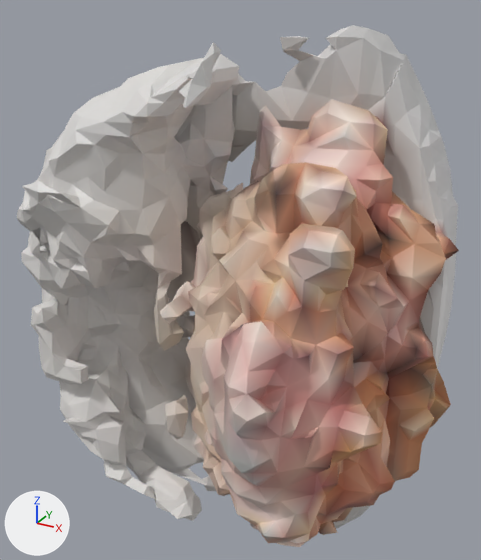
The glTF model web/assets/kits/fallen_leaves.glb: old version first, new version second.
The view is the same before and after, from a 50 mm camera at (0.112, -0.16, 0.211) aimed at (0.004, 0.035, 0.113). Arrows for +X, +Y and +Z are at lower left; the lights stay in place. The older version comes first. Where no turn or scale is listed for an object, it has been applied to the vertices.

Objects in the first picture: 'geometry_0'.
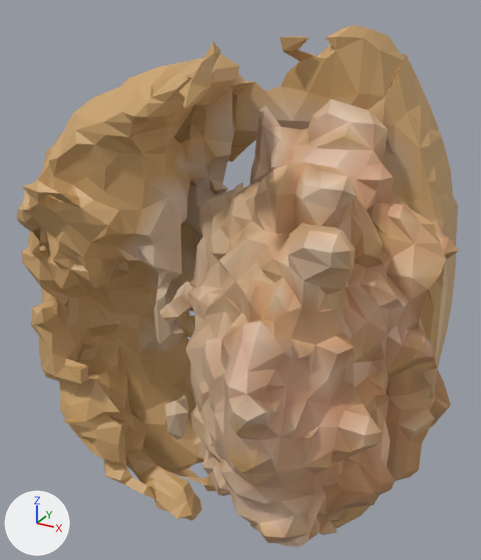
Boxes (x1, y1, x2, y2) around the edits, measured in the pictures (481 x 560 px):
```json
{"part": 1, "of": "me_geometry_0", "change": "recoloured", "before": [17, 25, 458, 544], "after": [17, 25, 458, 544], "on screen": "light grey to orange"}
{"part": 2, "of": "me_geometry_0", "change": "recoloured", "before": [137, 82, 449, 547], "after": [137, 82, 449, 547]}
{"part": 3, "of": "me_geometry_0", "change": "recoloured", "before": [152, 97, 450, 547], "after": [152, 97, 450, 547], "on screen": "beige to orange"}
{"part": 4, "of": "me_geometry_0", "change": "recoloured", "before": [186, 116, 459, 533], "after": [186, 116, 459, 533]}
```

Edits to the scene script, one JSON object a line:
```json
{"block": "me_geometry_0", "where": "me_geometry_0.from_pydata(...)  # 2473 vertices, 4998 faces; spans x -0.084..0.081, y -0.039..0.091, z 0.0..0.2"}
{"block": "me_geometry_0", "where": "# used by ob_geometry_0; location = (0.0, 0.0, 0.0)"}
{"block": "me_geometry_0", "change": "me_geometry_0 part 1: 1973 faces centred in x -0.083..0.074, y -0.027..0.091, z 0.002..0.199 are repainted in the vertex colours; the middle colour goes from light grey #dcd8d6 to orange #cea56e"}
{"block": "me_geometry_0", "change": "me_geometry_0 part 2: 1157 faces centred in x -0.036..0.077, y -0.039..0.091, z 0.01..0.177 are repainted in the vertex colours; the middle colour goes from beige #d3bcb0 to beige #d0ae8b"}
{"block": "me_geometry_0", "change": "me_geometry_0 part 3: 1174 faces centred in x -0.029..0.08, y -0.035..0.058, z 0.018..0.174 are repainted in the vertex colours; the middle colour goes from beige #c09780 to orange #cea370"}
{"block": "me_geometry_0", "change": "me_geometry_0 part 4: 694 faces centred in x -0.016..0.079, y -0.019..0.055, z 0.022..0.173 are repainted in the vertex colours; the middle colour goes from brown #84604f to orange #cea56e"}
```
